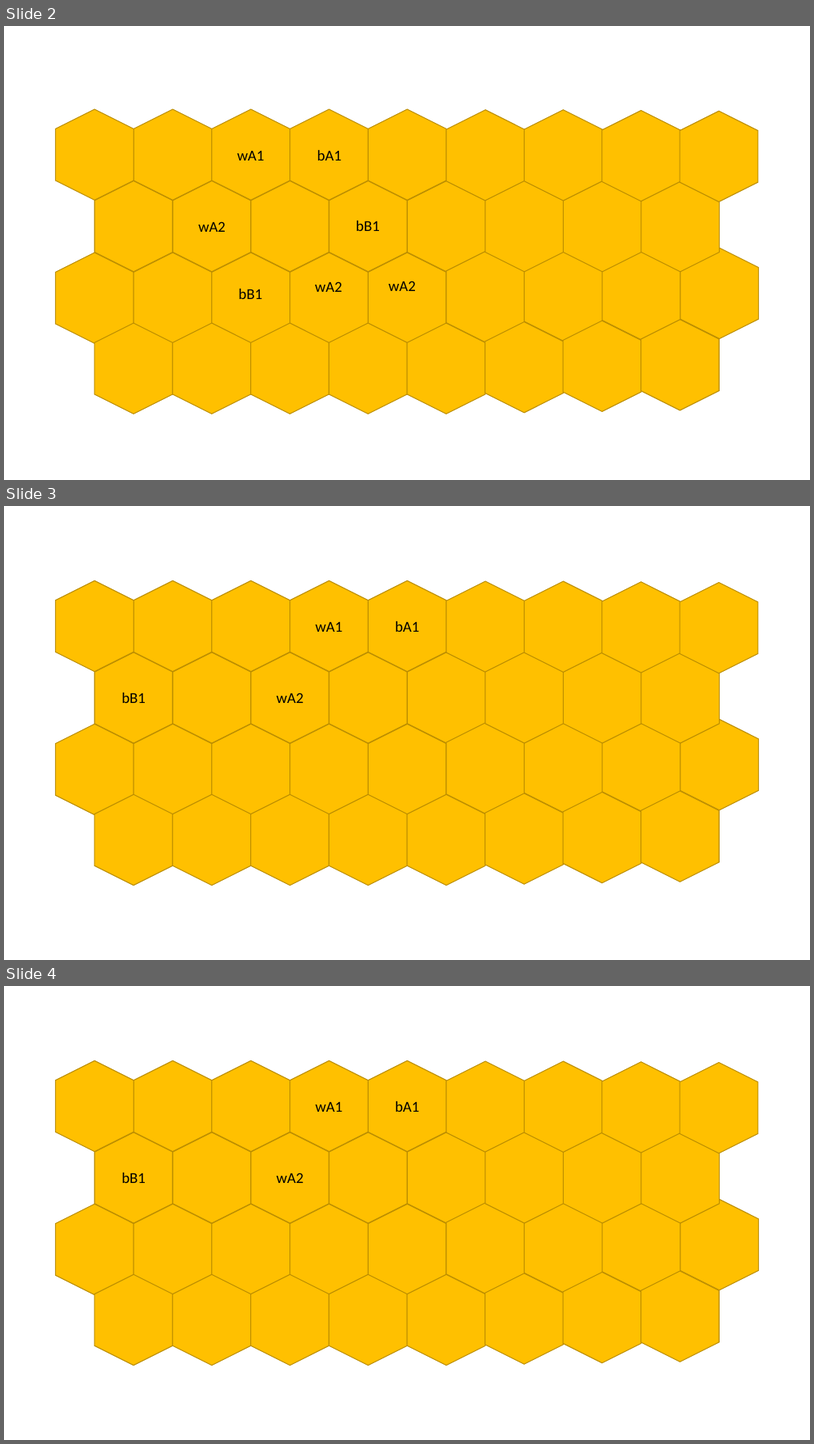
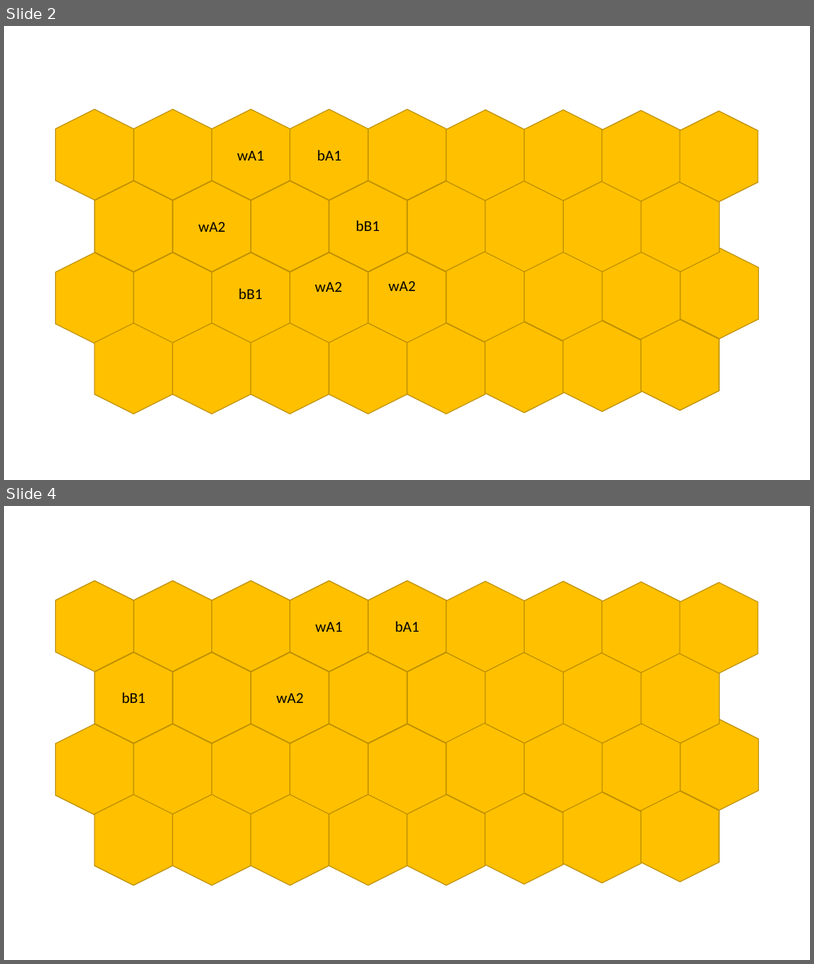
Before and after one commit to ay-sbu/ai-hive-game-python, a slide deck: hive.pptx. Shown one above the other, each under a label of ours: slides 2, 3 and 4 before the commit, slides 2 and 4 after it; the slides between them are not shown. The pictures are 814x1444 and 814x964 pixels, drawn with LibreOffice and Linux fonts; fonts in the diff are those of the drawing. Boxes give left, top, right and bottom in pixels: in the first picture for what was removed or moved away, otherwise in the second. Text is boxed around its words. In the diff, an @@ line names an element or a change of style, - is before the commit and + after.

```diff
--- a/hive.pptx
+++ b/hive.pptx
@@ slide 3 removed at (4, 506, 810, 960), background #FFFFFF @@
@@ group removed at (56, 580, 758, 885): 34 hexagons, 4 texts @@
-wA1
-bA1
-bB1
-wA2
```
Also in this commit, not shown: 1 slide added, 4 other files.
